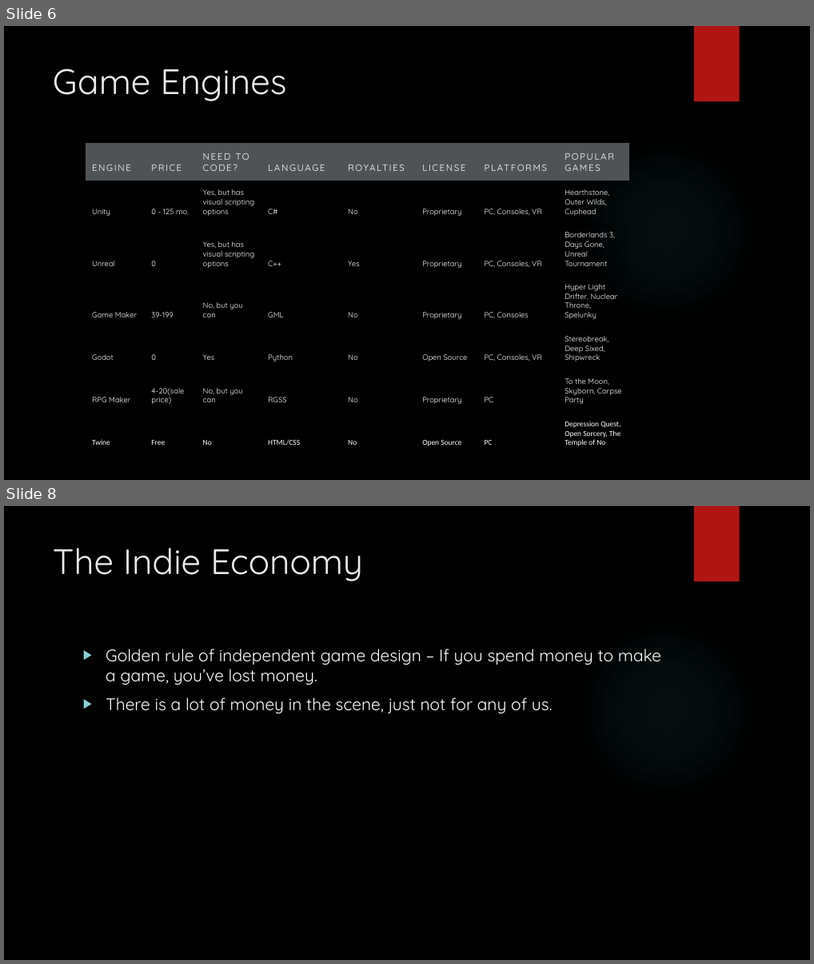
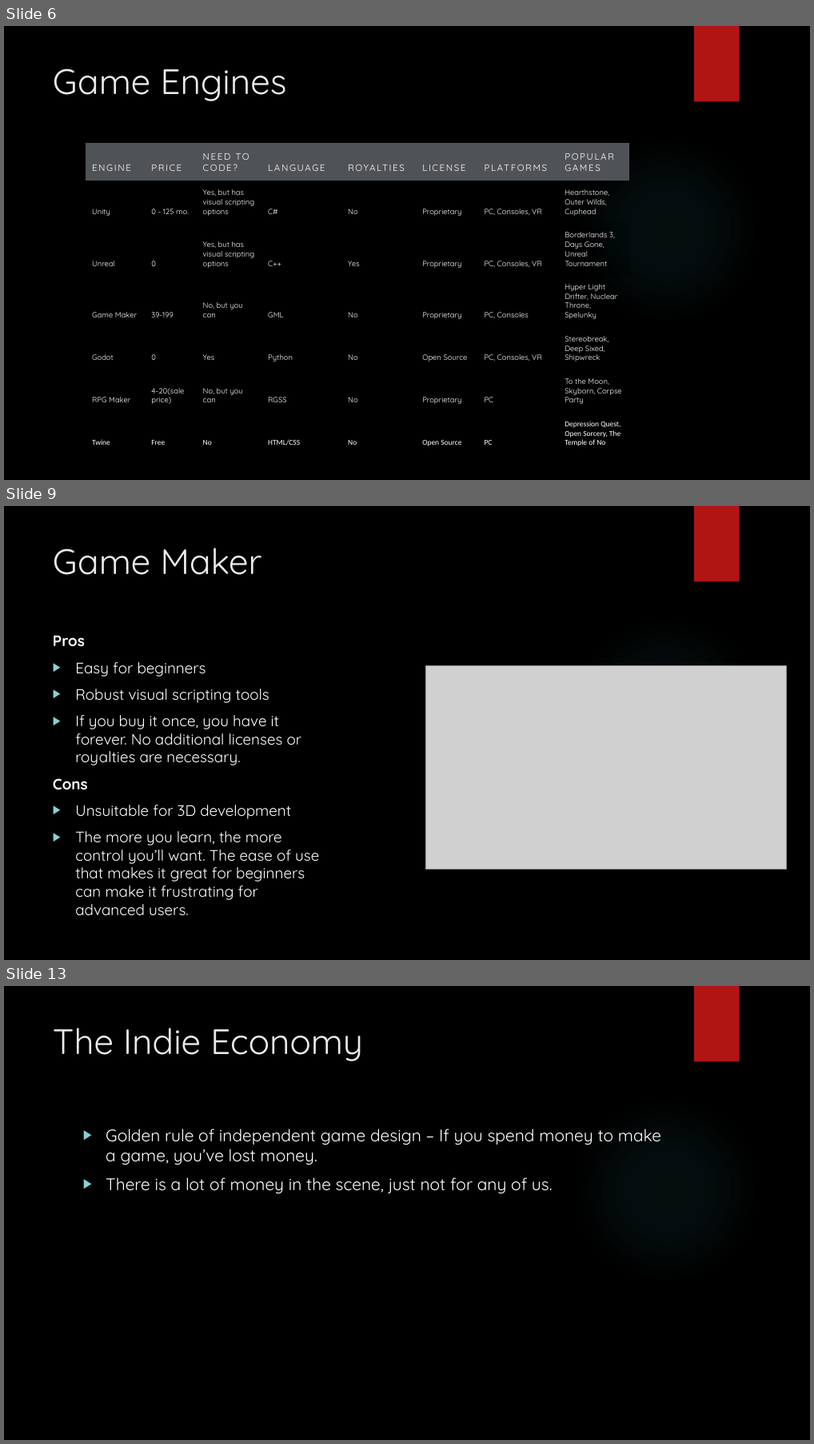
Before and after one commit to AllenOliver/How-to-Make-Games-at-Home-for-Cheap, a slide deck: How to Make Games at Home for Cheap.pptx. Shown one above the other, each under a label of ours: slides 6 and 8 before the commit, slides 6, 9 and 13 after it; the slides between them are not shown. The pictures are 814x964 and 814x1444 pixels, drawn with LibreOffice and Linux fonts; fonts in the diff are those of the drawing; grey boxes stand for pictures; background and template pictures are left out. Boxes give left, top, right and bottom in pixels: in the first picture for what was removed or moved away, otherwise in the second. Text is boxed around its words. In the diff, an @@ line names an element or a change of style, - is before the commit and + after.

```diff
--- a/How to Make Games at Home for Cheap.pptx
+++ b/How to Make Games at Home for Cheap.pptx
@@ slide 9 added at <box>4,506,810,960</box>, background picture (left out); not listed: 2 template elements that a slide beside it also shows @@
@@ title added at <box>53,548,262,575</box>, 42 pt, text #EBEBEB @@
+Game Maker
@@ text added at <box>53,635,319,915</box>, 18 pt, text #FFFFFF @@
+Pros
+▶ Easy for beginners
+▶ Robust visual scripting tools
+▶ If you buy it once, you have it forever. No additional licenses or royalties are necessary.
+Cons
+▶ Unsuitable for 3D development
+▶ The more you learn, the more control you’ll want. The ease of use that makes it great for beginners can make it frustrating for advanced users.
@@ picture added at <box>426,666,787,869</box> @@
@@ what was slide 8 is now slide 13 @@
```
Also in this commit, not shown: 5 other slides added, 1 slide removed, 5 other files.
